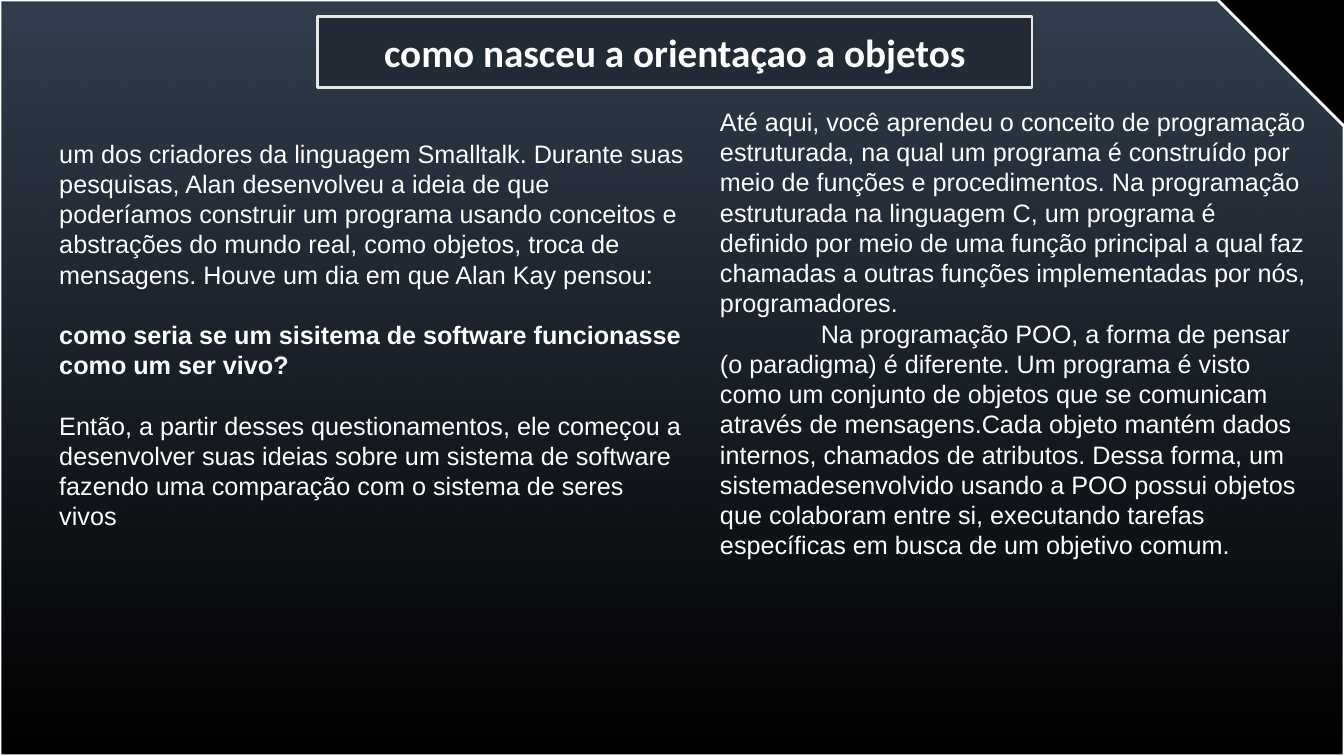
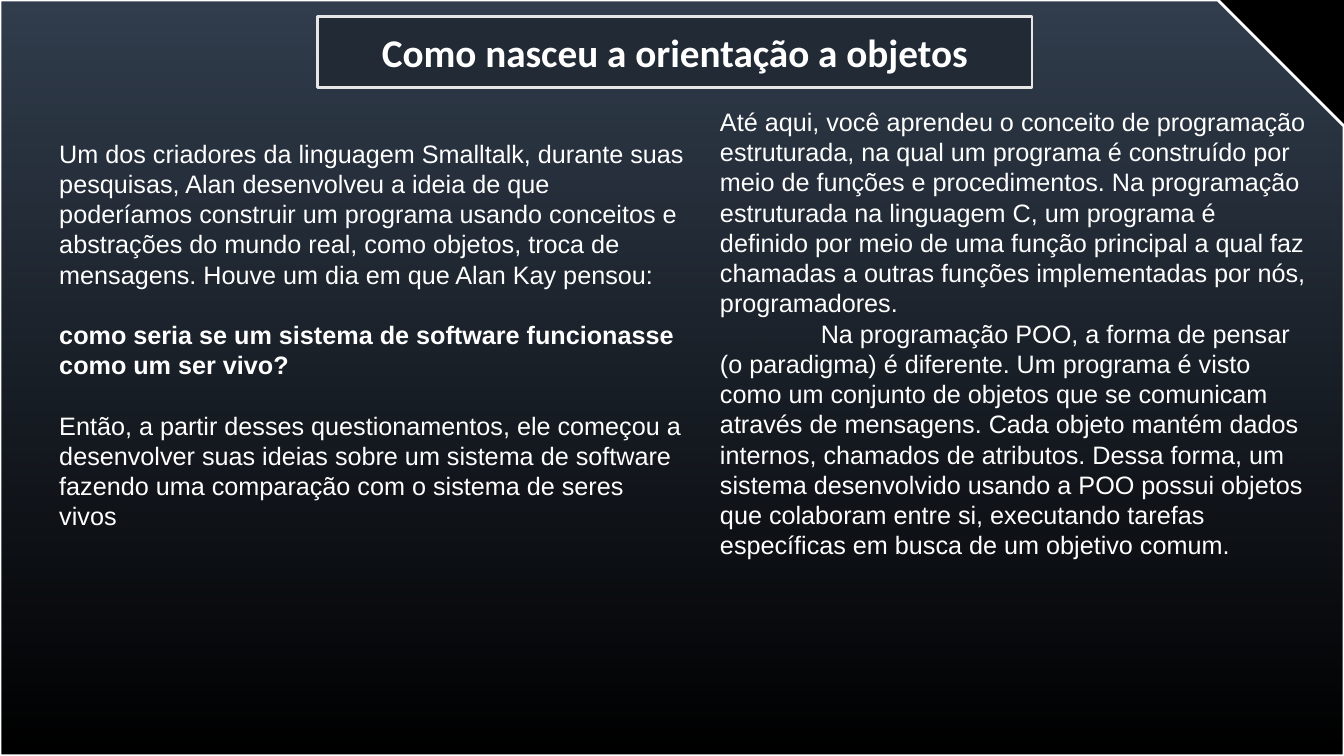
Before and after one commit to jorgevendramini/Aula_OOP, a slide deck: slide 4 of slide aula invertida atualizado(2).pptx. Drawn at 1344x756 pixels with LibreOffice and Linux fonts; fonts in the diff are those of the drawing. Boxes give left, top, right and bottom in pixels: in the first picture for what was removed or moved away, otherwise in the second. Text is boxed around its words. In the diff, an @@ line names an element or a change of style, - is before the commit and + after.

```diff
--- a/slide aula invertida atualizado(2).pptx
+++ b/slide aula invertida atualizado(2).pptx
@@ text in rectangle at box(382, 39, 967, 74): text changed @@
-como nasceu a orientaçao a objetos
+Como nasceu a orientação a objetos
@@ text at box(59, 144, 683, 375): text changed @@
-um dos criadores da linguagem Smalltalk. Durante suas pesquisas, Alan desenvolveu a ideia de que poderíamos construir um programa usando conceitos e abstrações do mundo real, como objetos, troca de mensagens. Houve um dia em que Alan Kay pensou:
-como seria se um sisitema de software funcionasse como um ser vivo?
+Um dos criadores da linguagem Smalltalk, durante suas pesquisas, Alan desenvolveu a ideia de que poderíamos construir um programa usando conceitos e abstrações do mundo real, como objetos, troca de mensagens. Houve um dia em que Alan Kay pensou:
+como seria se um sistema de software funcionasse como um ser vivo?
@@ text at box(720, 324, 1302, 560): spaces changed @@
-Na programação POO, a forma de pensar (o paradigma) é diferente. Um programa é visto como um conjunto de objetos que se comunicam através de mensagens.Cada objeto mantém dados internos, chamados de atributos. Dessa forma, um sistemadesenvolvido usando a POO possui objetos que colaboram entre si, executando tarefas específicas em busca de um objetivo comum.
+Na programação POO, a forma de pensar (o paradigma) é diferente. Um programa é visto como um conjunto de objetos que se comunicam através de mensagens. Cada objeto mantém dados internos, chamados de atributos. Dessa forma, um sistema desenvolvido usando a POO possui objetos que colaboram entre si, executando tarefas específicas em busca de um objetivo comum.
```
Also in this commit, not shown: 1 other slide changed.
